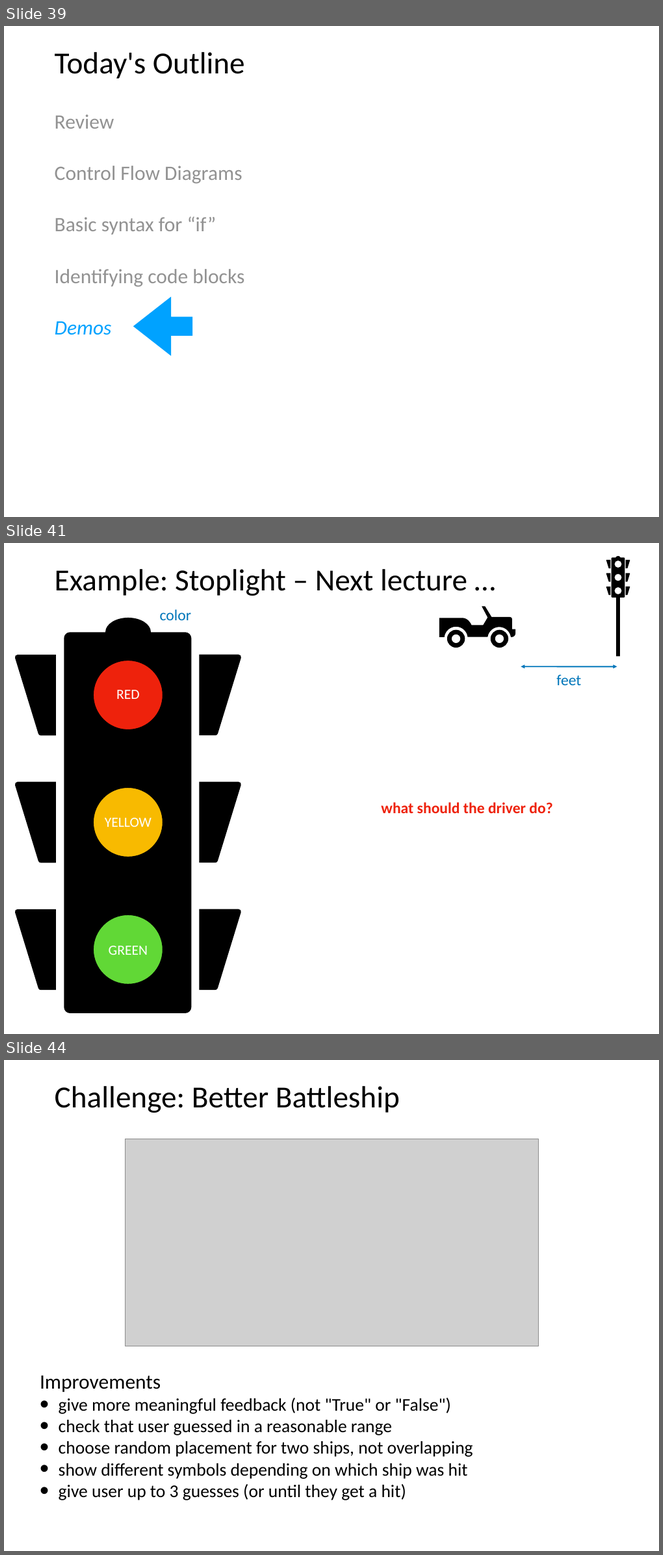
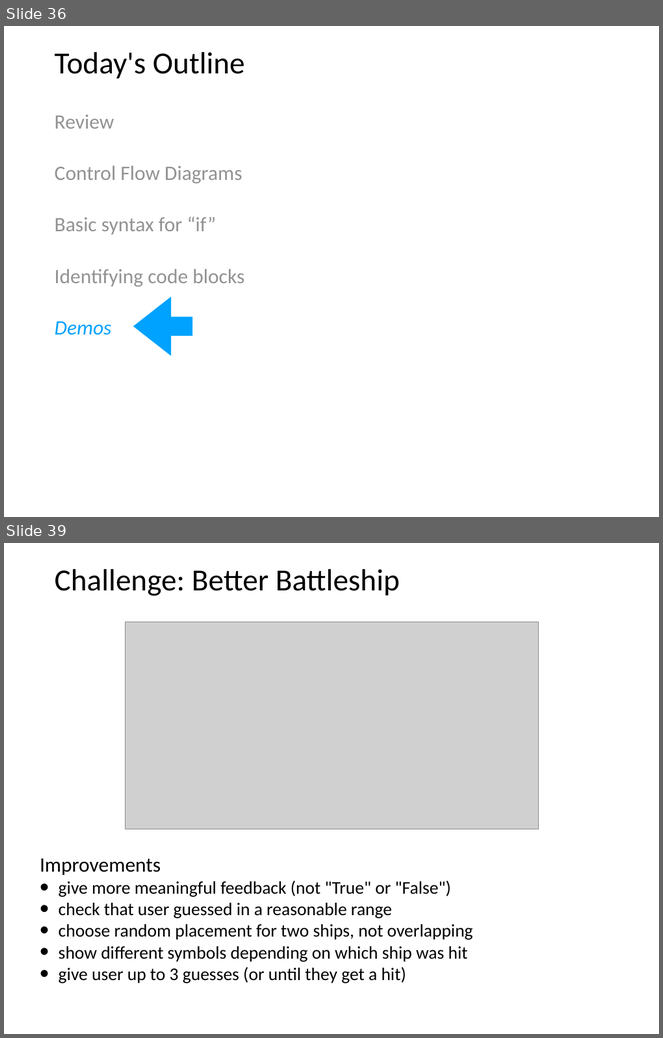
Before and after one commit to tylerharter/caraza-harter-com, a slide deck: tyler/meena/cs220/s22/materials/lecture_ppts/lec_08_S22.ppt. Shown one above the other, each under a label of ours: slides 39, 41 and 44 before the commit, slides 36 and 39 after it; the slides between them are not shown. The pictures are 663x1555 and 663x1038 pixels, drawn with LibreOffice and Linux fonts; fonts in the diff are those of the drawing; grey boxes stand for pictures. Boxes give left, top, right and bottom in pixels: in the first picture for what was removed or moved away, otherwise in the second. Text is boxed around its words. In the diff, an @@ line names an element or a change of style, - is before the commit and + after.

Commit message:
andys changes lec08 and lec09
moved nested conditionals and the stoplight example to lec09
added in lec08 example with classify_age
focus in lec08 on the date formatter example
wrote learning objectives for lec09

```diff
--- a/tyler/meena/cs220/s22/materials/lecture_ppts/lec_08_S22.ppt
+++ b/tyler/meena/cs220/s22/materials/lecture_ppts/lec_08_S22.ppt
@@ slide 41 removed at <box>4,543,659,1034</box>, background #FFFFFF @@
@@ freeform shape removed at <box>606,556,630,598</box> @@
@@ title removed at <box>55,569,467,596</box> @@
-Example: Stoplight – Next lecture …
@@ line removed from (618, 656) to (618, 598) @@
@@ freeform shape removed at <box>15,618,241,1014</box> @@
@@ text removed at <box>160,609,191,620</box> @@
-color
@@ freeform shape removed at <box>440,606,516,648</box> @@
@@ double arrow removed from (521, 667) to (617, 667) @@
@@ text removed at <box>556,674,581,685</box> @@
-feet
@@ text removed at <box>116,690,140,699</box> @@
-RED
@@ text removed at <box>381,802,553,813</box> @@
-what should the driver do?
@@ text removed at <box>105,818,152,827</box> @@
-YELLOW
@@ text removed at <box>109,946,148,955</box> @@
-GREEN
@@ what was slide 39 is now slide 36 @@
@@ what was slide 44 is now slide 39 @@
```
Also in this commit, not shown: 3 slides changed, 5 other slides removed, 1 other file.
